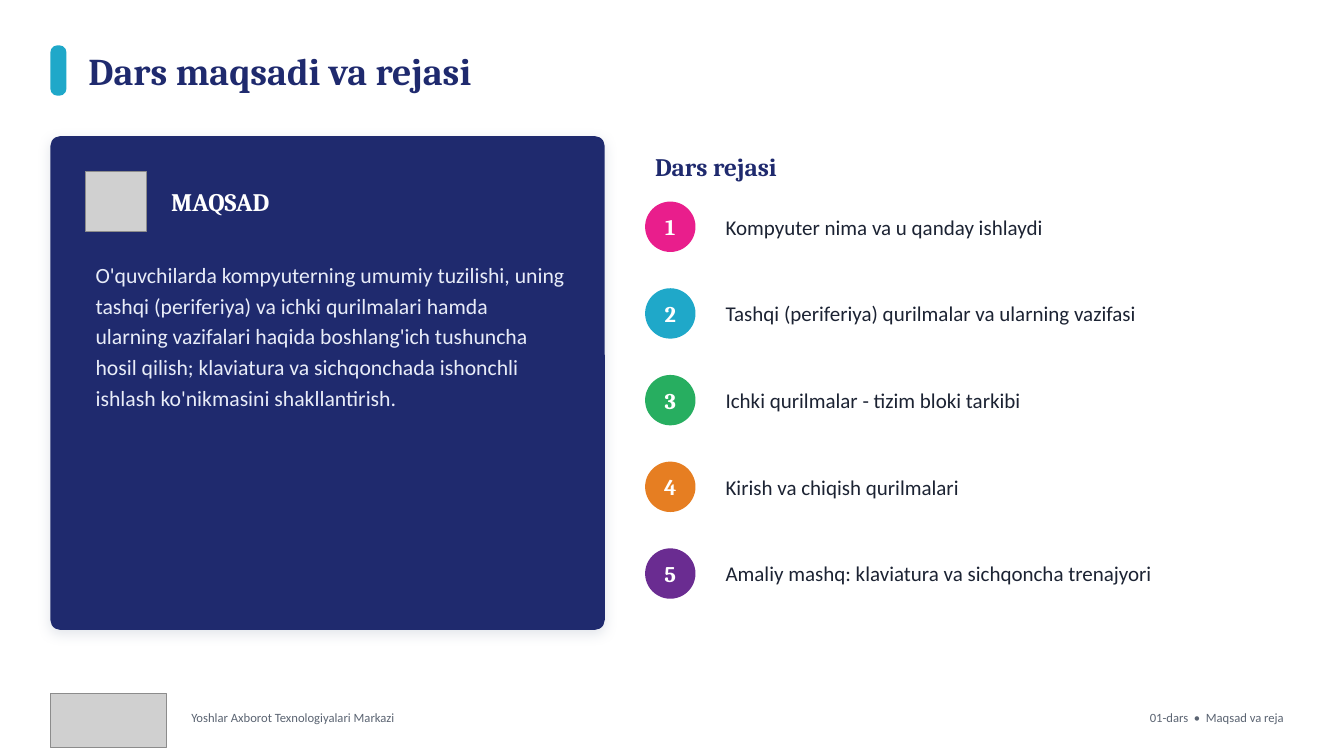
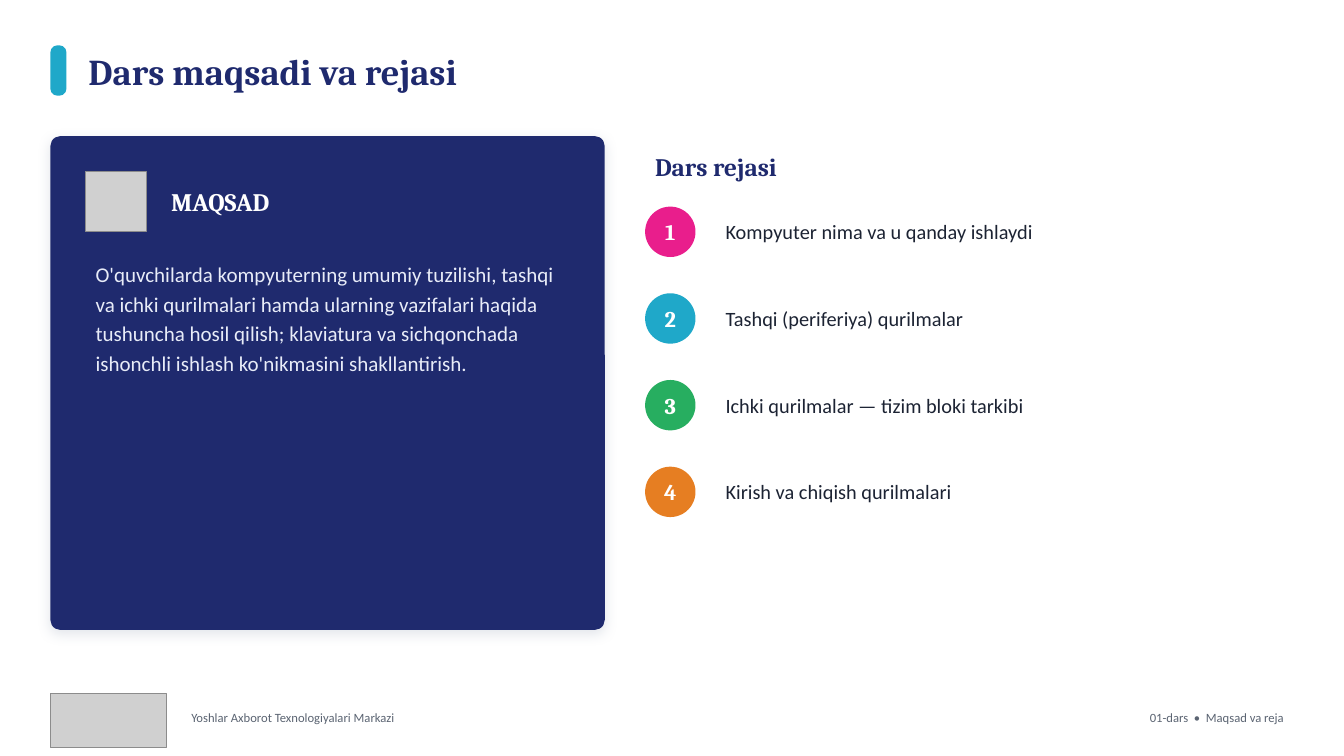
Before and after one commit to Xusanbek0039/kompyuter_savodxonligi_it_shaharcha, a slide deck: slide 2 of 01-dars - Kompyuter tuzilishi, tashqi va ichki qurilmalar/01-dars - Slayd.pptx. Drawn at 1344x756 pixels with LibreOffice and Linux fonts; fonts in the diff are those of the drawing; grey boxes stand for pictures. Boxes give left, top, right and bottom in pixels: in the first picture for what was removed or moved away, otherwise in the second. Text is boxed around its words. In the diff, an @@ line names an element or a change of style, - is before the commit and + after.

```diff
--- a/01-dars - Kompyuter tuzilishi, tashqi va ichki qurilmalar/01-dars - Slayd.pptx
+++ b/01-dars - Kompyuter tuzilishi, tashqi va ichki qurilmalar/01-dars - Slayd.pptx
@@ text "Dars maqsadi va rejasi" at (88, 59, 457, 93): size 27 to 26 pt @@
@@ text "Kompyuter nima va u qanday ..." at (726, 225, 1033, 243): size 15 to 14.5 pt @@
@@ text at (96, 267, 553, 371): text changed; size 15.5 to 15 pt @@
-O'quvchilarda kompyuterning umumiy tuzilishi, uning tashqi (periferiya) va ichki qurilmalari hamda ularning vazifalari haqida boshlang'ich tushuncha hosil qilish; klaviatura va sichqonchada ishonchli ishlash ko'nikmasini shakllantirish.
+O'quvchilarda kompyuterning umumiy tuzilishi, tashqi va ichki qurilmalari hamda ularning vazifalari haqida tushuncha hosil qilish; klaviatura va sichqonchada ishonchli ishlash ko'nikmasini shakllantirish.
@@ text at (726, 311, 963, 330): text changed; size 15 to 14.5 pt @@
-Tashqi (periferiya) qurilmalar va ularning vazifasi
+Tashqi (periferiya) qurilmalar
@@ text at (726, 399, 1024, 417): text changed; size 15 to 14.5 pt @@
-Ichki qurilmalar - tizim bloki tarkibi
+Ichki qurilmalar — tizim bloki tarkibi
@@ 4 texts, 4 ellipses: place and size @@
-4 texts, 4 ellipses at (645, 202, 696, 512)
+4 texts, 4 ellipses at (645, 207, 696, 517)
@@ text "Kirish va chiqish qurilmalari" at (726, 485, 951, 503): size 15 to 14.5 pt @@
@@ ellipse removed at (645, 548, 696, 599) @@
@@ text removed at (664, 567, 676, 582) @@
-5
@@ text removed at (726, 566, 1151, 585) @@
-Amaliy mashq: klaviatura va sichqoncha trenajyori
```
Also in this commit, not shown: 3 other slides changed, 2 slides added, 3 slides removed, 31 other files.
